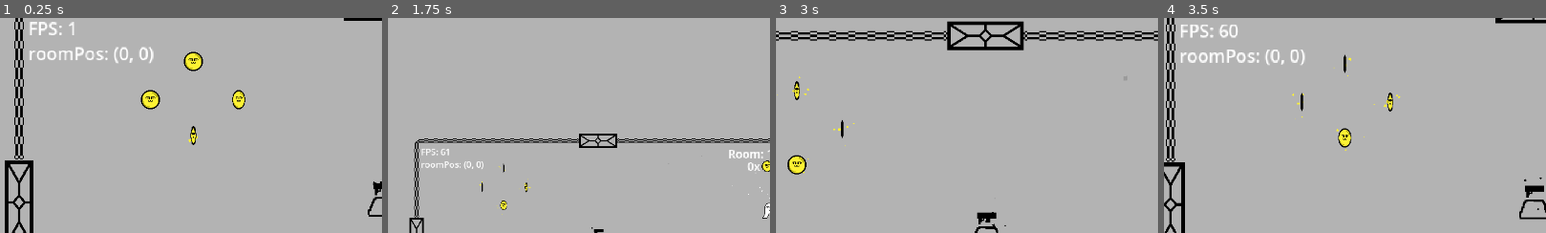
Above: before the commit, frames 1-4 (left to right).
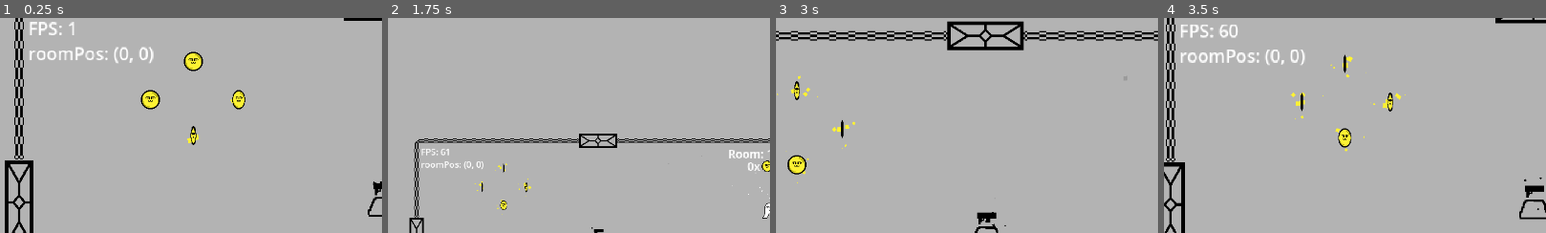
Above: after the commit, the same moments.

Repository: Jurgwem/roguelike
Game: Godot game, scene res://game.tscn
Same seed, same stepped clock (60 frames per second), same inputs: the game is played once before the commit and once after it.
Inputs (mouse positions are % of the whole screen's width and height, from its top left):
- Up to frame 1 (0.25 s): no input
- Up to frame 2 (1.75 s): move the mouse to (72, 45) at 0.52 s; hold D (right) 0.53-1.28 s; tap Alt (dev) at 0.6 s; move the mouse to (30, 55) at 1.27 s; hold S (down) from 1.28 s (still down); click (30, 55) at 1.35 s
- Up to frame 3 (3 s): move the mouse to (60, 28) at 2.02 s; release S (down) at 2.03 s; hold D (right) 2.03-2.78 s; tap Q (unequip) at 2.1 s; move the mouse to (45, 70) at 2.77 s; hold W (up) from 2.78 s (still down); tap Alt (dev) at 2.85 s
- Up to frame 4 (3.5 s): keep holding W (up)
The pictures show only the part of the screen within x 0-50%, y 7-57%; the shares and areas given below are measured in that part.

The runs differ from the first frame. In frame 1, less than 0.1% of the frame differs, in the area x 49-61%, y 37-59%; in frame 2, less than 0.1%; in frame 3, 0.1%; in frame 4, 0.2%, in the area x 33-64%, y 17-63%.

Commit message:
Update coin.tscn

Diff:
--- a/coin.tscn
+++ b/coin.tscn
@@ -71,8 +71,8 @@
 angular_velocity_min = -180.0
 angular_velocity_max = 180.0
 gravity = Vector3(0, 0, 0)
-scale_min = 2.0
-scale_max = 6.0
+scale_min = 6.0
+scale_max = 10.0
 scale_curve = SubResource("CurveTexture_1sj07")
 color = Color(0.984314, 0.94902, 0.211765, 1)
 
